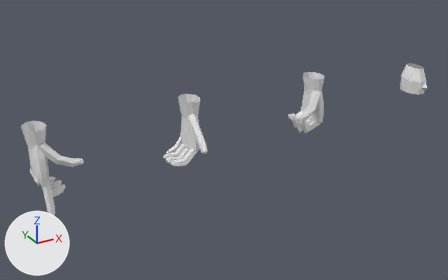
The Blender file art/parts/hands/hands_probe.blend, before and after one commit.
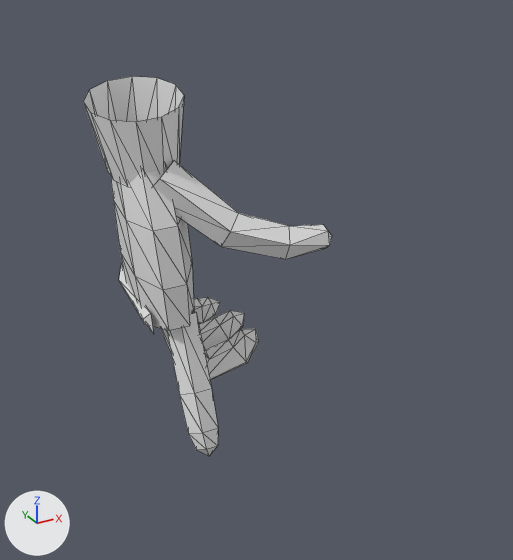
The first picture shows the older version from a camera (50 mm lens) standing at (-0.857, -1.383, 1.406) and looking at (-0.095, 0.002, 0.714). The close-ups show the older and then the newer version on the part from 0% to 29% of the width and 36% to 87% of the height of that picture. Only the edits that show in the close-ups are written down. Every picture has the same lights, and +X, +Y and +Z are marked at lower left. The close-ups show mesh edges as thin lines.

In view in the first close-up: 'p0_grip_finger', 'p0_grip_hand'.
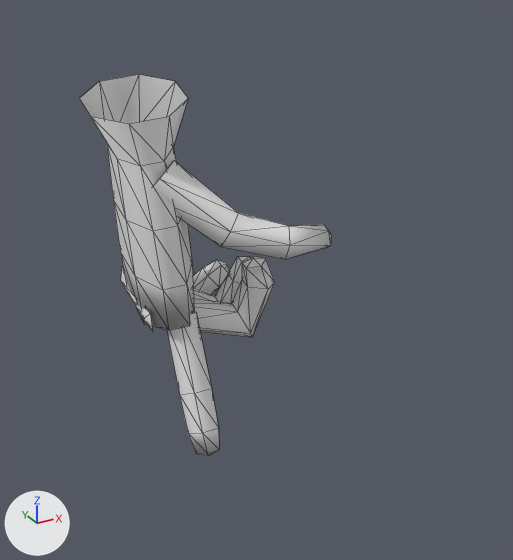
The change in detail:
me_p0_grip_hand is used by ob_p0_grip_hand; location (0.0, 0.0, 0.0).
me_p0_grip_hand had 143 vertices, 219 faces and spanned x -0.627..-0.505, y -0.063..0.047, z 0.665..0.855.
me_p0_grip_hand now has 135 vertices, 211 faces and spans x -0.628..-0.506, y -0.063..0.047, z 0.685..0.855.
me_p0_grip_hand part 1: the loose piece of 24 vertices spanning x -0.627..-0.573, y -0.036..0.036, z 0.81..0.855 is rebuilt with 16 vertices and now spans x -0.628..-0.572, y -0.037..0.037, z 0.825..0.855.
me_p0_grip_hand part 2: 60 vertices moved from x -0.618..-0.548, y -0.038..0.042, z 0.665..0.738 to x -0.617..-0.535, y -0.036..0.042, z 0.685..0.74; 5 vertices removed from x -0.555..-0.546, y -0.019..-0.005, z 0.674..0.696; 5 vertices added at x -0.544..-0.533, y -0.02..-0.004, z 0.724..0.743.
me_p0_grip_finger is used by ob_p0_grip_finger; location (0.0, 0.0, 0.0).
me_p0_grip_finger had 21 vertices, 35 faces and spanned x -0.6054..-0.5875, y -0.0679..-0.0241, z 0.645..0.7305.
me_p0_grip_finger now has 21 vertices, 35 faces and spans x -0.6054..-0.5875, y -0.0691..-0.0241, z 0.6454..0.7305.
me_p0_grip_finger part 3: edges marked sharp go from 50 to 0.
Edits to the shape of me_p0_grip_finger do not show in these pictures.

Where the change shows, as pixel boxes [x1, y1, x2, y2] in the close-ups (513 x 560 px; the box of a moved part takes in the faces that stretch with it):
'p0_grip_hand', reshaped (13% shorter): before [83, 76, 332, 380]; after [79, 74, 331, 337]
part 1 of me_p0_grip_hand, rebuilt (8% wider, 17% shorter): before [83, 76, 184, 187]; after [79, 74, 188, 166]
part 2 of me_p0_grip_hand, moved or reshaped: before [119, 264, 259, 380]; after [121, 256, 275, 337]
part 3 of me_p0_grip_finger, shading changed: [167, 311, 218, 456] in both
